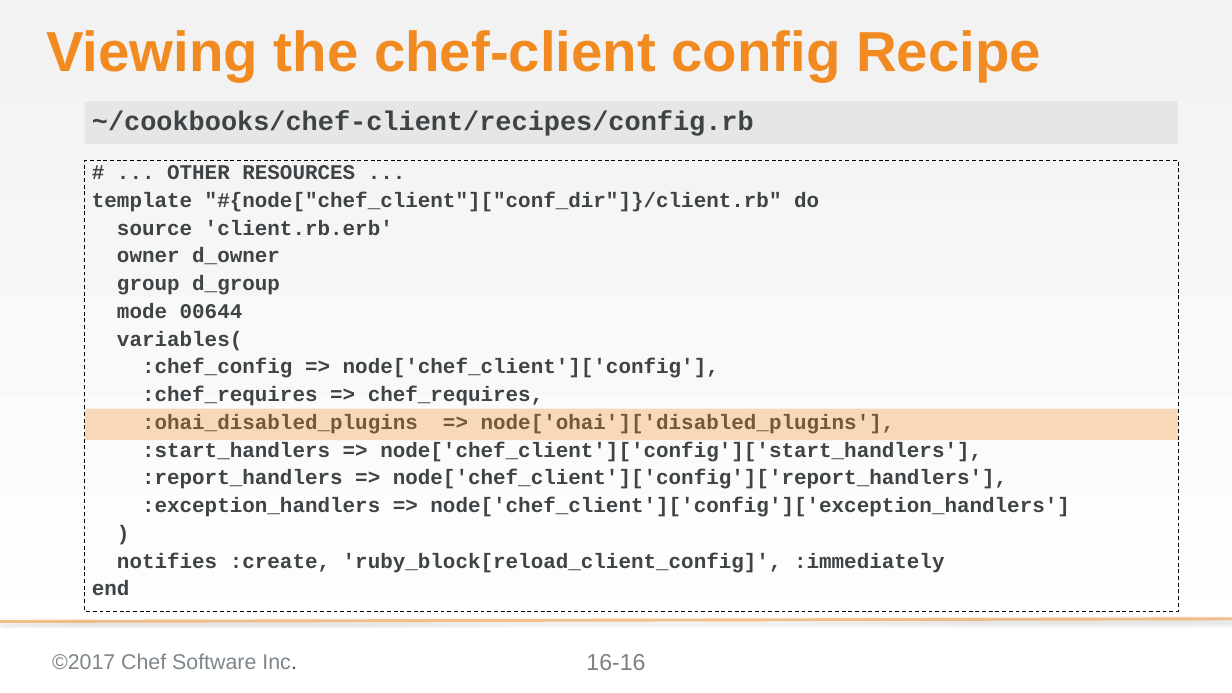
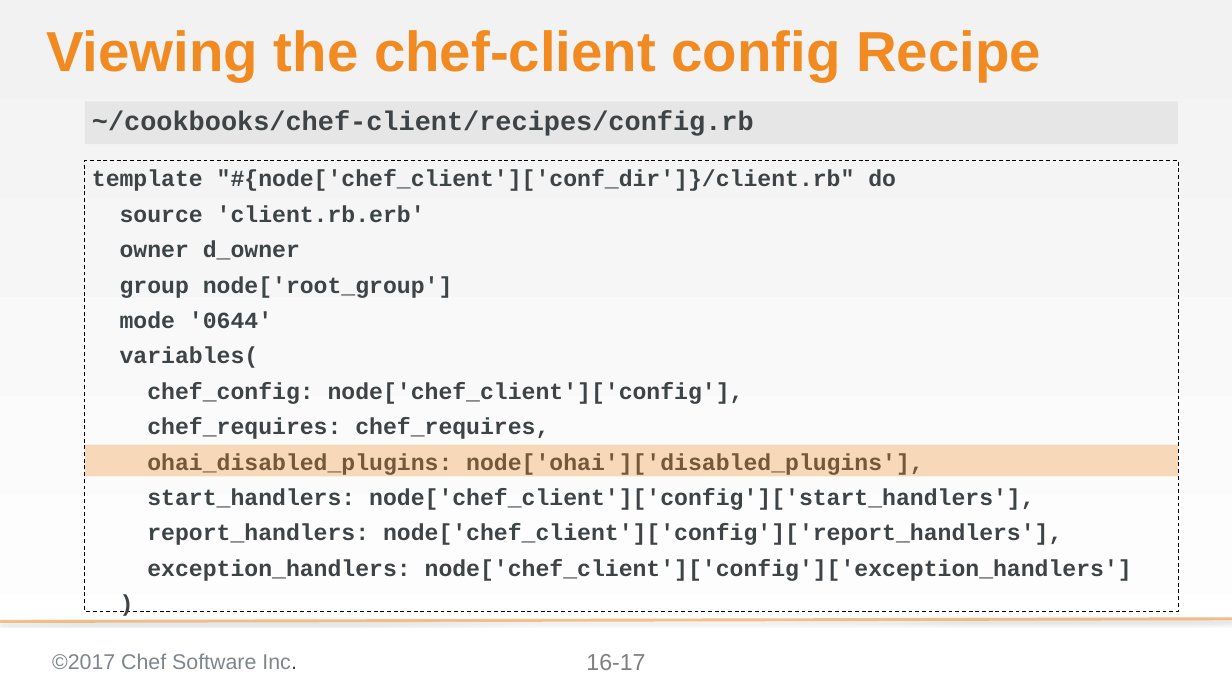
Before and after one commit to ericheiser/chef-intermediate, a slide deck: slide 17 of 16-tuning_ohai.pptx (slide 16 before the commit). Drawn at 1232x693 pixels with LibreOffice and Linux fonts; fonts in the diff are those of the drawing; background and template pictures are left out. Boxes give left, top, right and bottom in pixels: in the first picture for what was removed or moved away, otherwise in the second. Text is boxed around its words. In the diff, an @@ line names an element or a change of style, - is before the commit and + after.

```diff
--- a/16-tuning_ohai.pptx
+++ b/16-tuning_ohai.pptx
@@ text at (92,170,896,191): text changed; size 21.7 to 24 pt @@
-# ... OTHER RESOURCES ...
-template "#{node["chef_client"]["conf_dir"]}/client.rb" do
+template "#{node['chef_client']['conf_dir']}/client.rb" do
@@ text at (120,205,425,368): size 21.7 to 24 pt in "source 'client.rb.erb'", "owner d_owner", "variables(", ")"; line spacing 0.8 to 1 @@
@@ text at (120,276,453,328): text changed; size 21.7 to 24 pt @@
-group d_group
-mode 00644
+group node['root_group']
+mode '0644'
@@ text at (147,382,1132,581): text changed; size 21.7 to 24 pt @@
-:chef_config => node['chef_client']['config'],
-:chef_requires => chef_requires,
-:ohai_disabled_plugins => node['ohai']['disabled_plugins'],
-:start_handlers => node['chef_client']['config']['start_handlers'],
-:report_handlers => node['chef_client']['config']['report_handlers'],
-:exception_handlers => node['chef_client']['config']['exception_handlers']
+chef_config: node['chef_client']['config'],
+chef_requires: chef_requires,
+ohai_disabled_plugins: node['ohai']['disabled_plugins'],
+start_handlers: node['chef_client']['config']['start_handlers'],
+report_handlers: node['chef_client']['config']['report_handlers'],
+exception_handlers: node['chef_client']['config']['exception_handlers']
@@ rectangle: place and size @@
-rectangle at (85,408,1178,440)
+rectangle at (85,445,1178,477)
@@ text at (92,553,944,595): paragraphs removed @@
-notifies :create, 'ruby_block[reload_client_config]', :immediately
-end
@@ page number at (586,654,645,670): text changed @@
-16-16
+16-17
```
Also in this commit, not shown: 7 other slides changed, 1 slide added.
